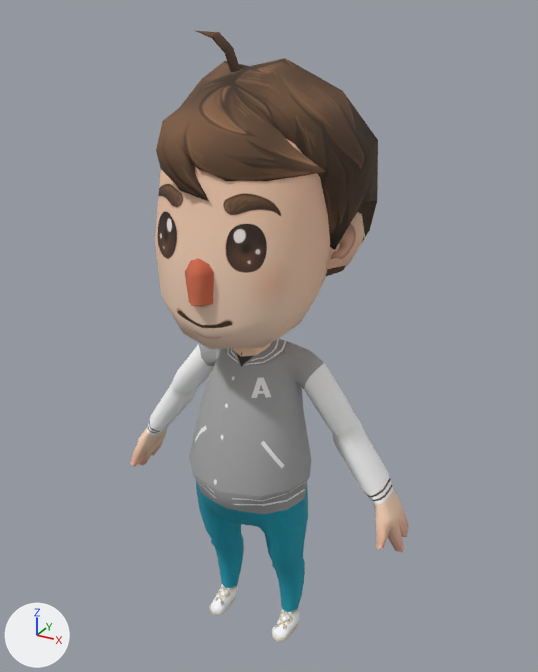
The FBX model public/3D/character.fbx as it was, and as the next commit left it.
Before and after are seen from a 50 mm lens placed at (0.579, -0.988, 1.112), pointed at (0.013, 0.043, 0.596). Every picture has the same lights, and +X, +Y and +Z are marked at lower left. Where no turn or scale is listed for an object, it has been applied to the vertices.
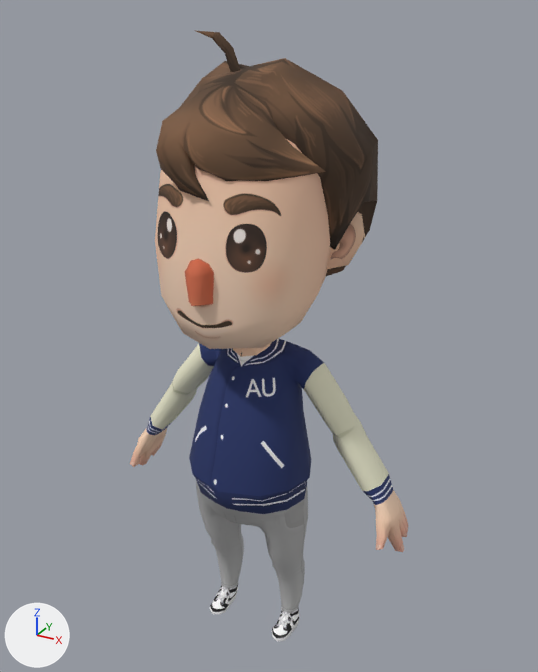
What differs and where, as boxes [x1, y1, x2, y2] in the pictures (538 x 672 px):
'polySurface17', surface changed: [143, 336, 396, 641] in both

The change in detail:
Picture 'navy_diffuse.png' (img_navy_diffuse_png) is new.
Material 'Body2' (mat_body2) changes its picture from img_gray_diffuse_png to img_navy_diffuse_png.
